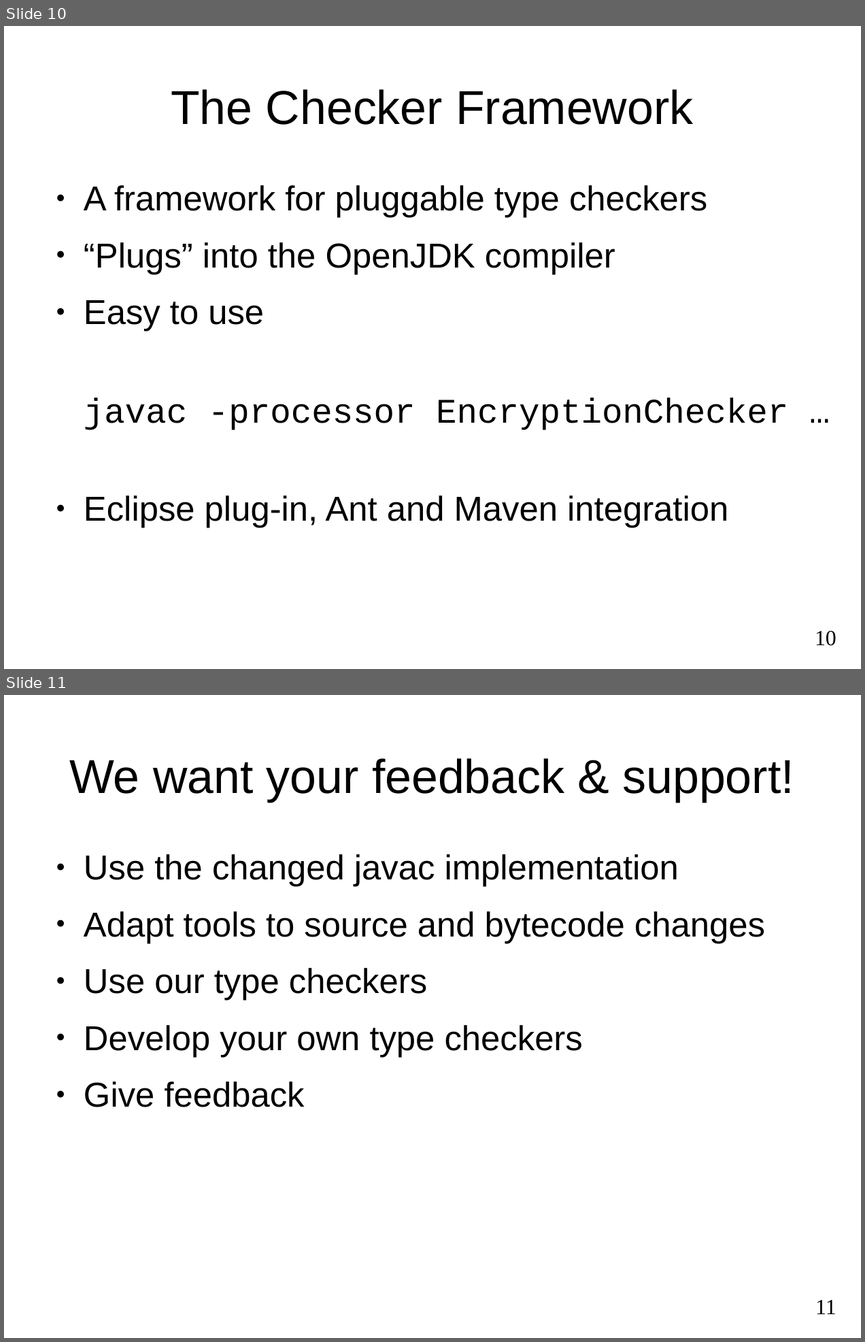
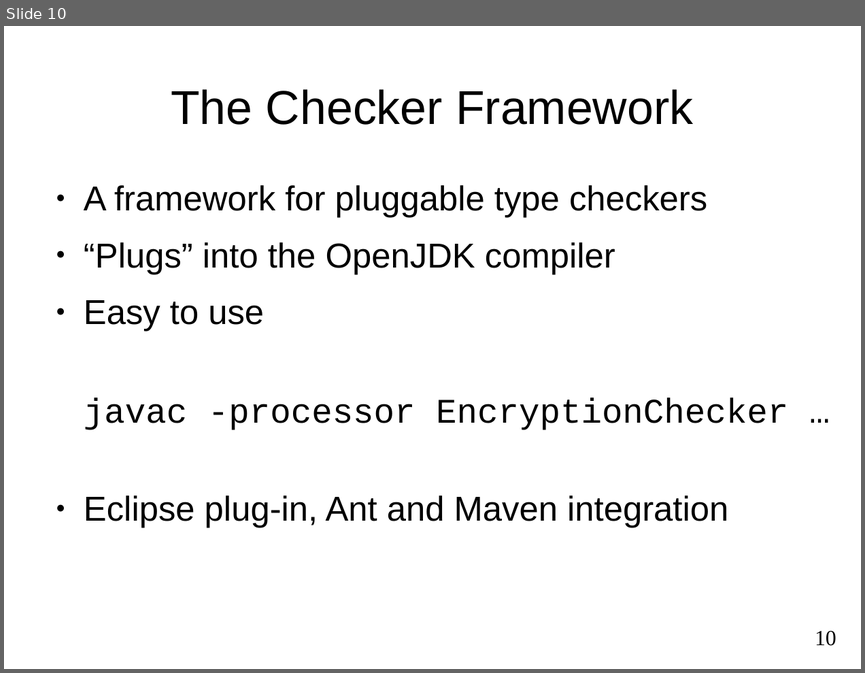
Before and after one commit to reprogrammer/checker-framework, a slide deck: demos/2011-OSBridge/intro.odp. Shown one above the other, each under a label of ours: slides 10 and 11 before the commit, slide 10 after it. The pictures are 865x1342 and 865x673 pixels, drawn with LibreOffice and Linux fonts; fonts in the diff are those of the drawing. Boxes give left, top, right and bottom in pixels: in the first picture for what was removed or moved away, otherwise in the second. Text is boxed around its words. In the diff, an @@ line names an element or a change of style, - is before the commit and + after.

```diff
--- a/demos/2011-OSBridge/intro.odp
+++ b/demos/2011-OSBridge/intro.odp
@@ slide 11 removed at [4, 695, 861, 1338], background #FFFFFF @@
@@ title removed at [69, 758, 794, 802] @@
-We want your feedback & support!
@@ text removed at [84, 854, 765, 1107] @@
-● Use the changed javac implementation
-● Adapt tools to source and bytecode changes
-● Use our type checkers
-● Develop your own type checkers
-● Give feedback
@@ page number removed at [815, 1300, 836, 1314] @@
-11
```
Also in this commit, not shown: 3 slides changed, 3 slides added, 2 other files.
